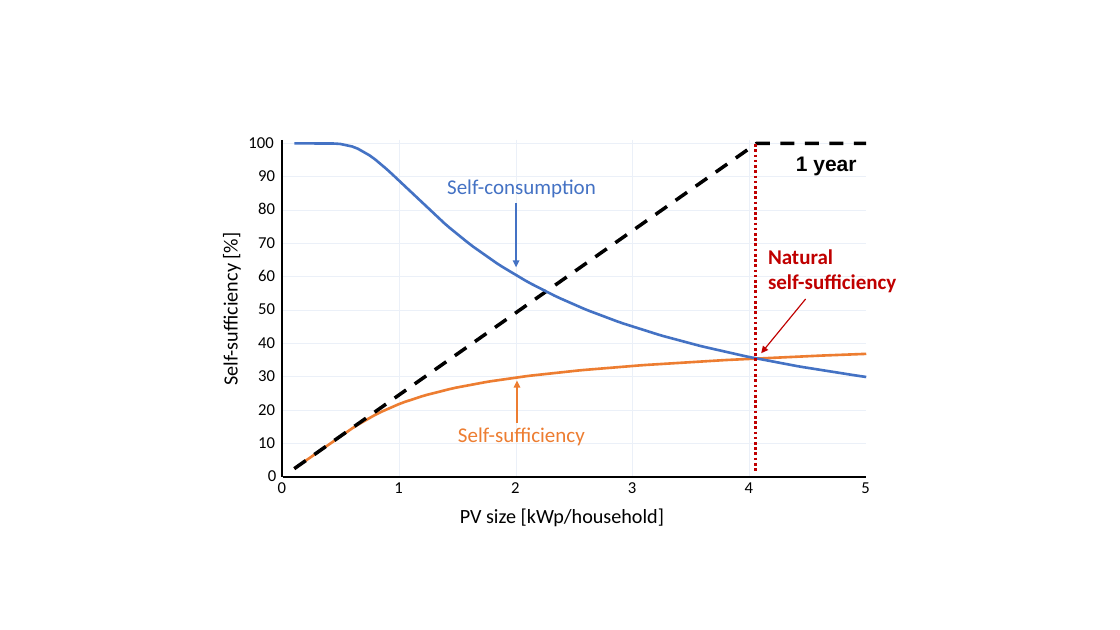
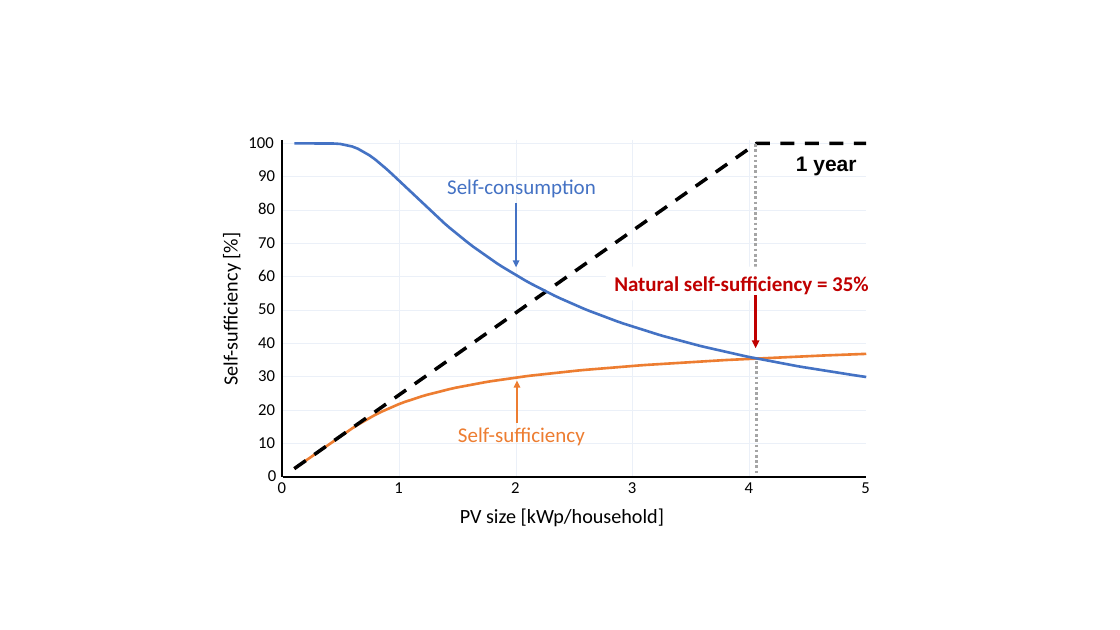
Before and after one commit to Jonathan56/supplementary_thesis, a slide deck: slide 32 of figures.pptx (slide 29 before the commit). Drawn at 1120x630 pixels with LibreOffice and Linux fonts; fonts in the diff are those of the drawing. Boxes give left, top, right and bottom in pixels: in the first picture for what was removed or moved away, otherwise in the second. Text is boxed around its words. In the diff, an @@ line names an element or a change of style, - is before the commit and + after.

```diff
--- a/figures.pptx
+++ b/figures.pptx
@@ line moved from (756, 145) - (756, 473) to (756, 145) - (756, 267) @@
@@ line (756, 145) - (756, 267): stroke #C00000 2.25 pt dashed to #A5A5A5 2.25 pt dashed @@
@@ text at box(614, 276, 869, 298): text changed @@
-Natural
-self-sufficiency
+Natural self-sufficiency = 35%
@@ arrow moved from (806, 299) - (761, 353) to (756, 295) - (756, 349) @@
@@ arrow (756, 295) - (756, 349): stroke #C00000 1 pt to #C00000 2.25 pt @@
@@ line added from (756, 361) to (756, 476), #A5A5A5 2.25 pt dashed @@
```
Also in this commit, not shown: 3 other slides changed, 3 slides added, 12 other files.
